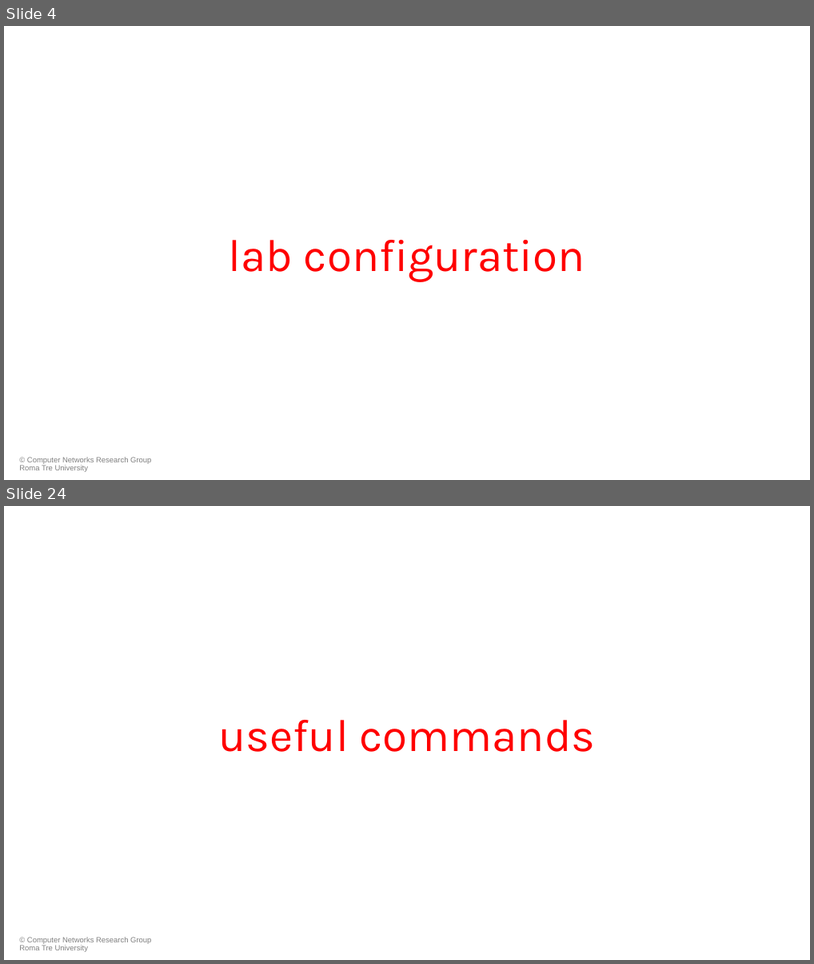
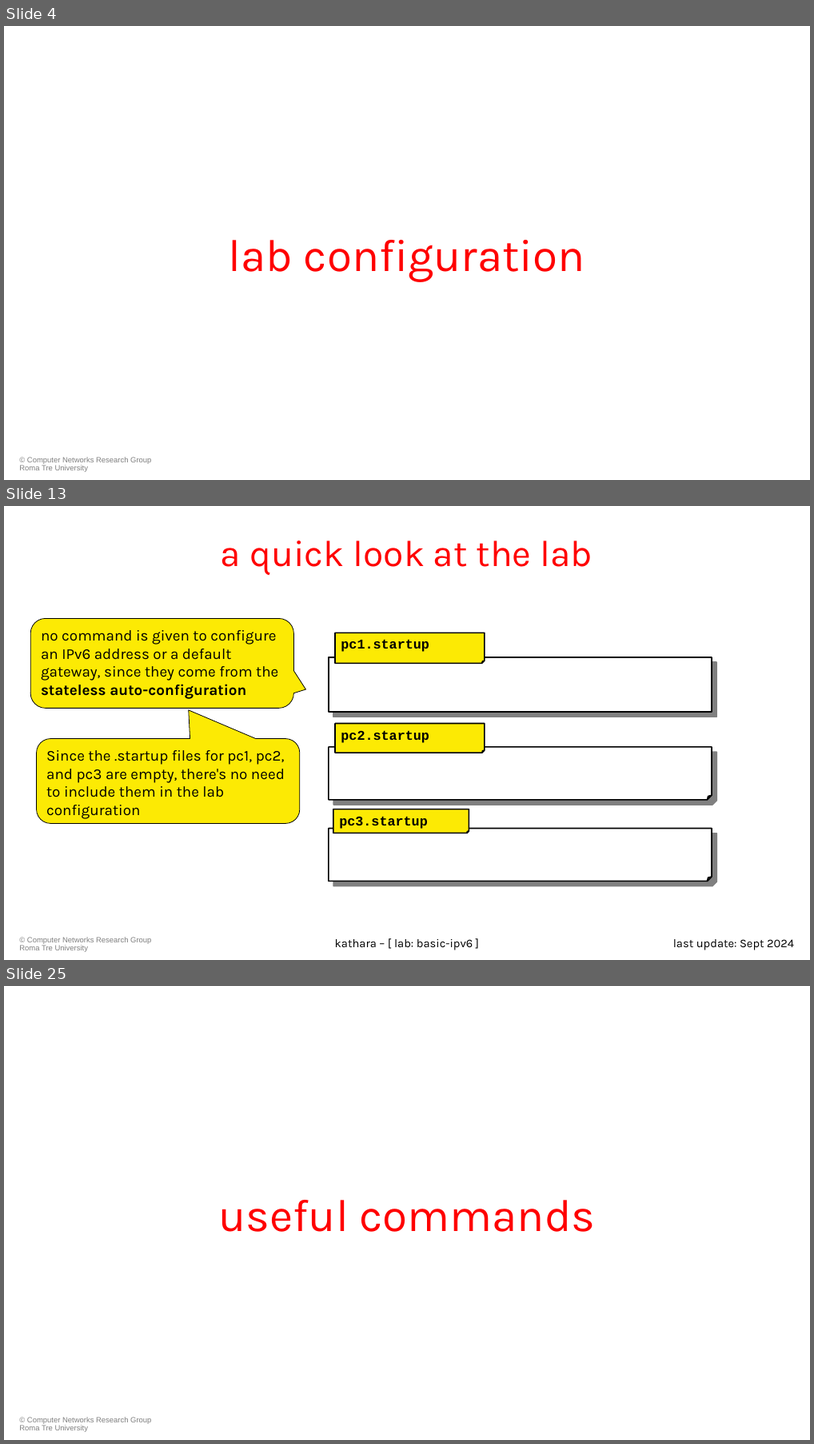
Before and after one commit to KatharaFramework/Kathara-Labs, a slide deck: main-labs/basic-topics/basic-ipv6/0135-kathara-lab_basic-ipv6.pptx. Shown one above the other, each under a label of ours: slides 4 and 24 before the commit, slides 4, 13 and 25 after it; the slides between them are not shown. The pictures are 814x964 and 814x1444 pixels, drawn with LibreOffice and Linux fonts; fonts in the diff are those of the drawing; background and template pictures are left out. Boxes give left, top, right and bottom in pixels: in the first picture for what was removed or moved away, otherwise in the second. Text is boxed around its words. In the diff, an @@ line names an element or a change of style, - is before the commit and + after.

```diff
--- a/main-labs/basic-topics/basic-ipv6/0135-kathara-lab_basic-ipv6.pptx
+++ b/main-labs/basic-topics/basic-ipv6/0135-kathara-lab_basic-ipv6.pptx
@@ slide 13 added at (4, 506, 810, 960), background #FFFFFF; not listed: 1 template element that a slide beside it also shows @@
@@ title added at (221, 540, 594, 575), 44 pt, text #FF0000 @@
+a quick look at the lab
@@ rounded speech box added at (30, 619, 294, 708), fill #FCEA04, outline #000000 0.75 pt, 18 pt, text #000000 @@
+no command is given to configure an IPv6 address or a default gateway, since they come from the stateless auto-configuration
@@ folded corner added at (335, 633, 485, 664), fill #FCEA04, outline #000000 1.5 pt, 16 pt, text #000000, bold @@
+pc1.startup
@@ folded corner added at (329, 657, 712, 712), fill #FFFFFF, outline #000000 1.5 pt @@
@@ rounded speech box added at (37, 738, 301, 823), fill #FCEA04, outline #000000 0.75 pt, 18 pt, text #000000 @@
+Since the .startup files for pc1, pc2, and pc3 are empty, there's no need to include them in the lab configuration
@@ folded corner added at (335, 723, 485, 752), fill #FCEA04, outline #000000 1.5 pt, 16 pt, text #000000, bold @@
+pc2.startup
@@ folded corner added at (329, 747, 712, 800), fill #FFFFFF, outline #000000 1.5 pt @@
@@ folded corner added at (334, 809, 470, 832), fill #FCEA04, outline #000000 1.5 pt, 16 pt, text #000000, bold @@
+pc3.startup
@@ folded corner added at (329, 828, 712, 880), fill #FFFFFF, outline #000000 1.5 pt @@
@@ text added at (335, 939, 473, 950), 14 pt, text #000000 @@
+kathara – [ lab: basic-ipv6 ]
@@ text added at (674, 939, 794, 950), 14 pt, text #000000 @@
+last update: Sept 2024
@@ what was slide 24 is now slide 25 @@
```
Also in this commit, not shown: 50 slides changed, 5 other files.
